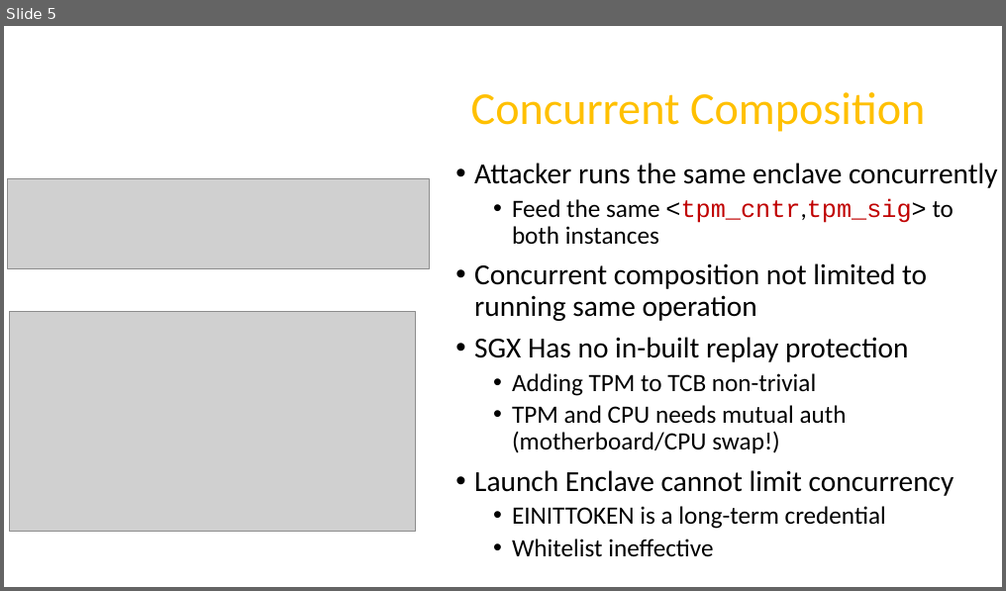
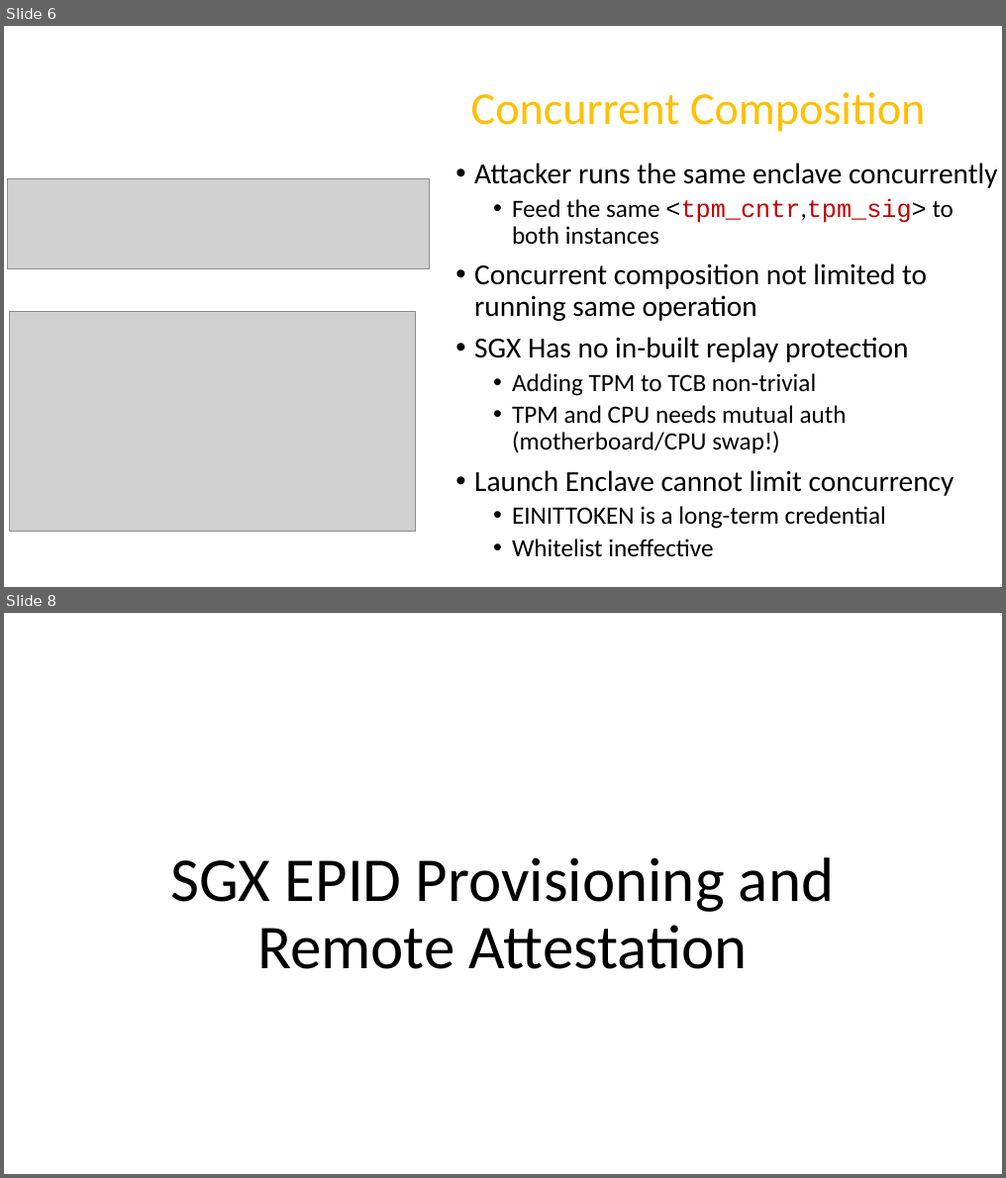
Before and after one commit to axelexic/sgx_remote_attestation_bh_17, a slide deck: presentation/us-17-Swami-SGX-Remote-Attestation-Is-Not-Sufficient.pptx. Shown one above the other, each under a label of ours: slide 5 before the commit, slides 6 and 8 after it; the slides between them are not shown. The pictures are 1006x591 and 1006x1178 pixels, drawn with LibreOffice and Linux fonts; fonts in the diff are those of the drawing; grey boxes stand for pictures; background and template pictures are left out. Boxes give left, top, right and bottom in pixels: in the first picture for what was removed or moved away, otherwise in the second. Text is boxed around its words. In the diff, an @@ line names an element or a change of style, - is before the commit and + after.

```diff
--- a/presentation/us-17-Swami-SGX-Remote-Attestation-Is-Not-Sufficient.pptx
+++ b/presentation/us-17-Swami-SGX-Remote-Attestation-Is-Not-Sufficient.pptx
@@ slide 8 added at box(4, 613, 1002, 1174), background picture (left out) @@
@@ title added at box(170, 858, 834, 969), 60 pt, text #000000 @@
+SGX EPID Provisioning and Remote Attestation
@@ what was slide 5 is now slide 6 @@
```
Also in this commit, not shown: 7 slides changed, 1 other slide added, 1 slide removed.
